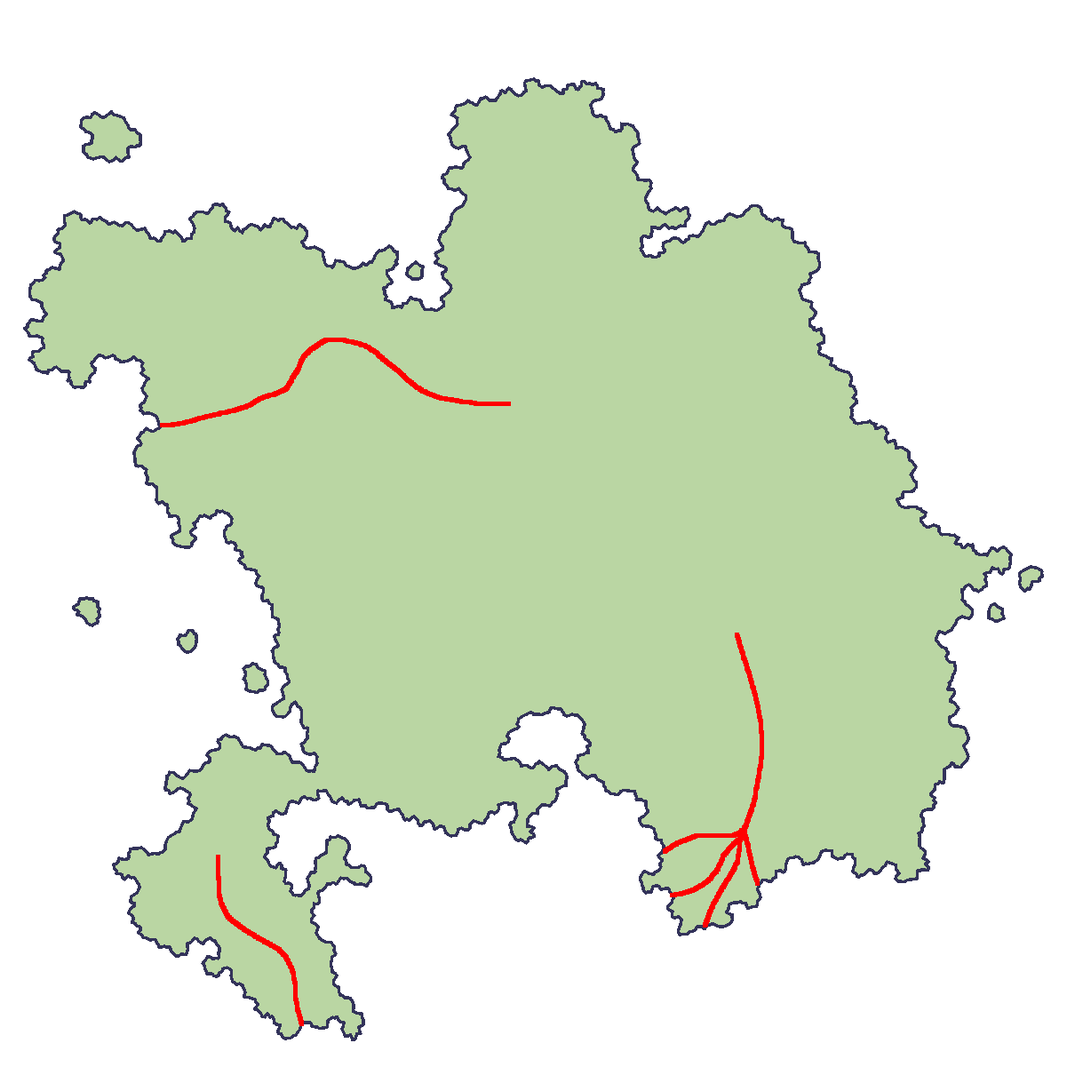
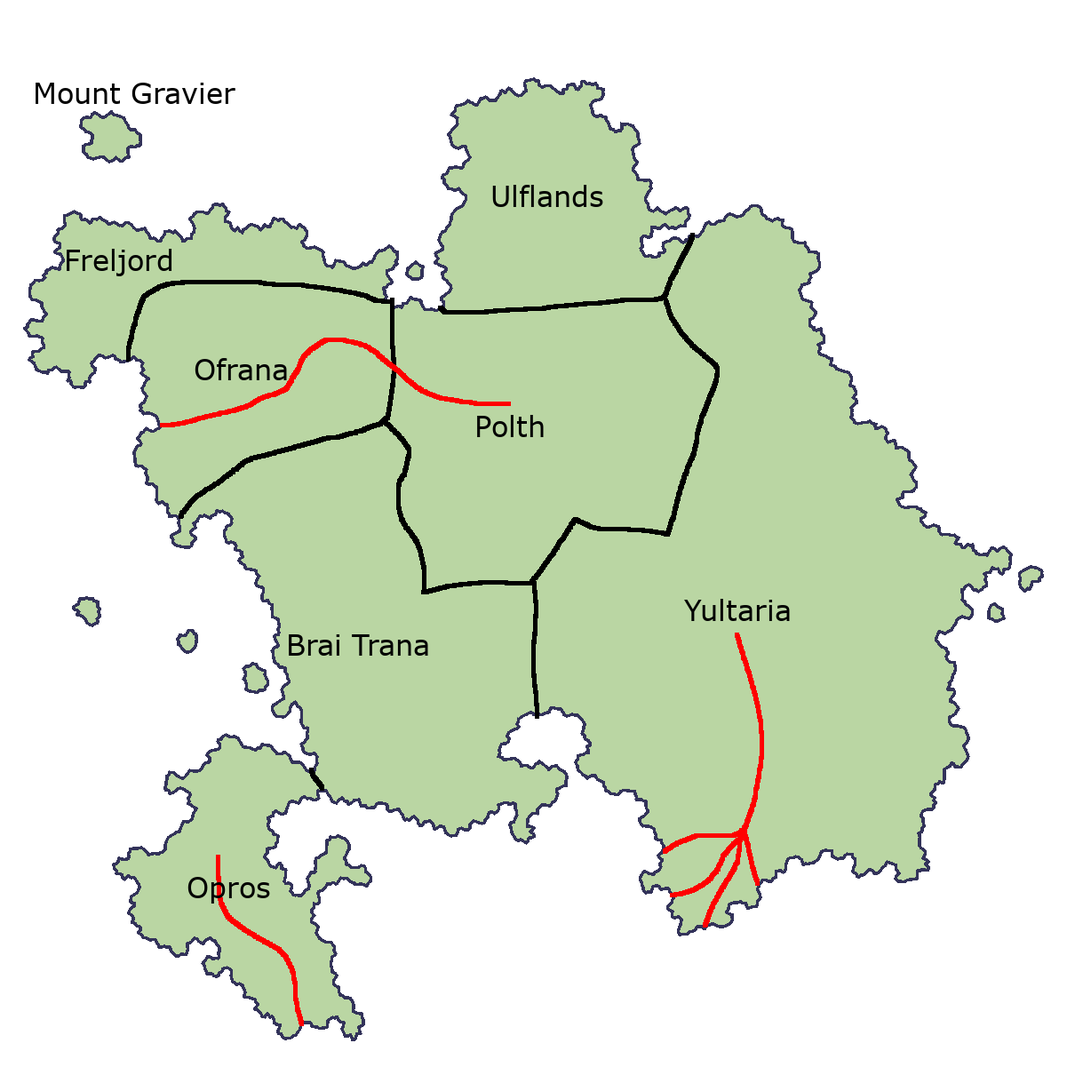
Comparing the layer stacks of the two 1091px x 1091px images. Changes:
showed "Labels" over [35,82,791,904]
showed "Borders" over [126,232,720,792]
